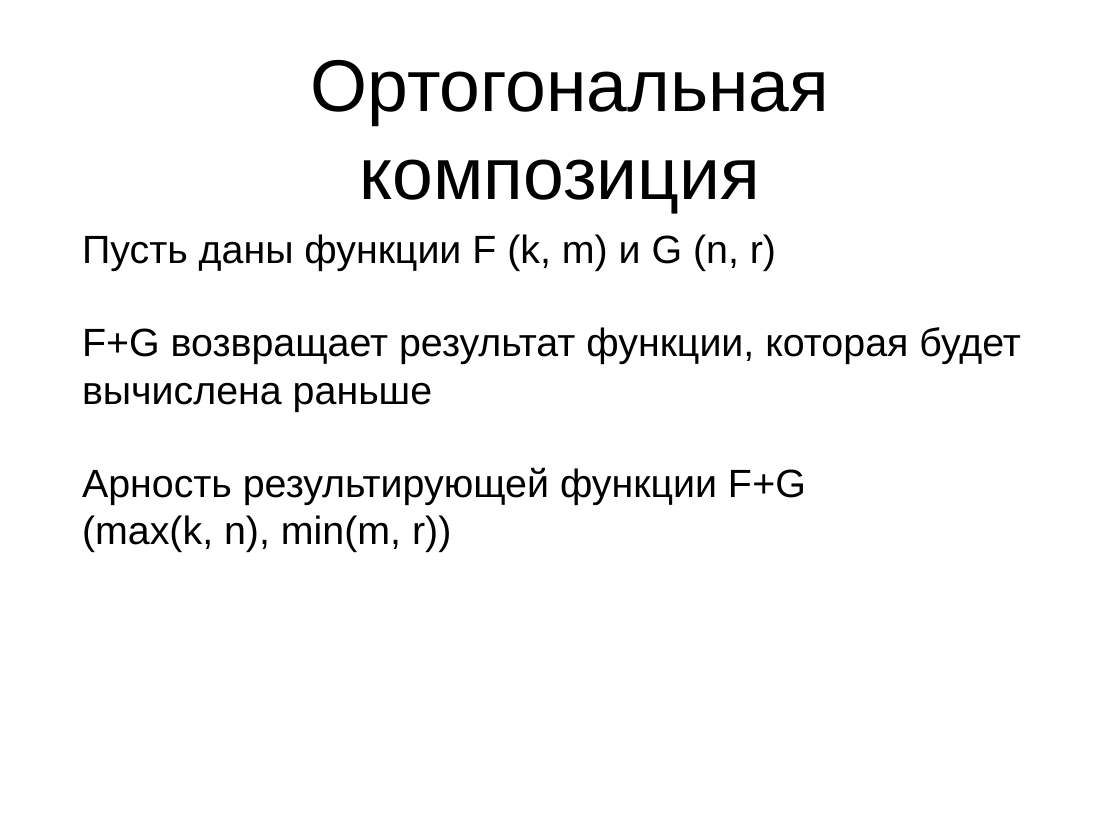
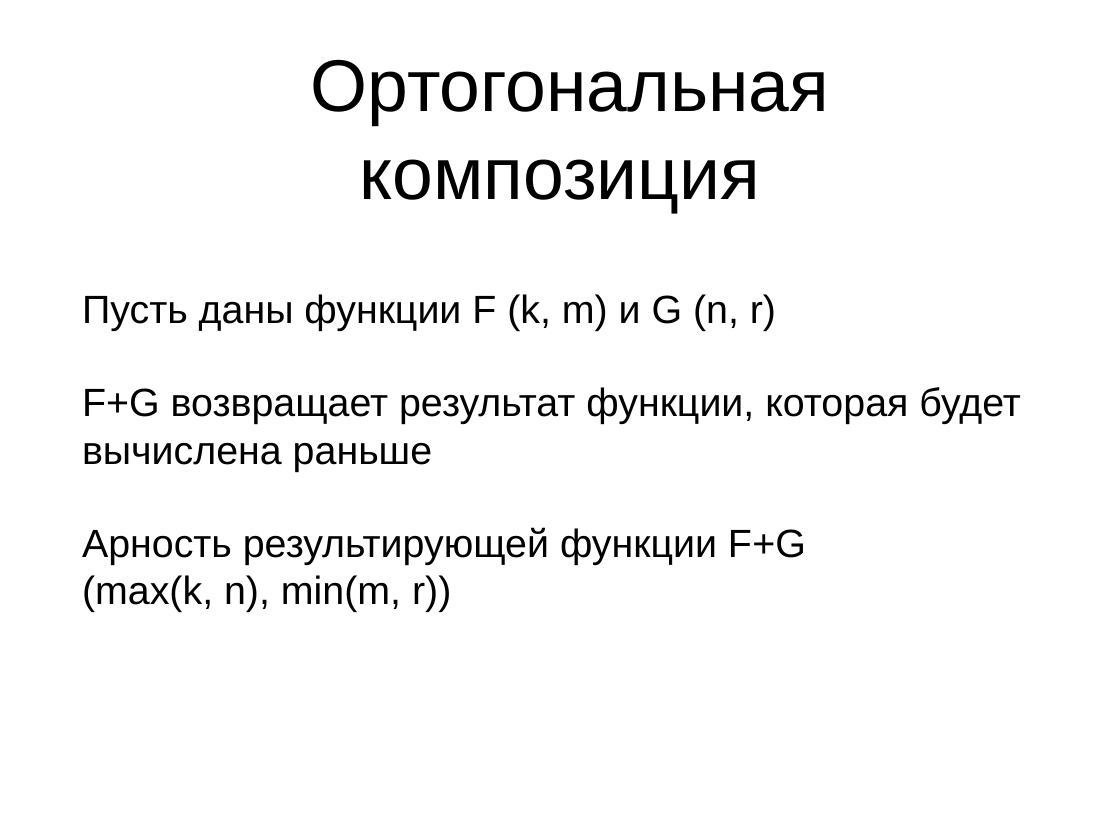
Before and after one commit to Zumisha/Parallel-Programming, a slide deck: slide 11 of Документация/fptl.ppt. Drawn at 1120x840 pixels with LibreOffice and Linux fonts; fonts in the diff are those of the drawing. Boxes give left, top, right and bottom in pixels: in the first picture for what was removed or moved away, otherwise in the second. Text is boxed around its words. In the diff, an @@ line names an element or a change of style, - is before the commit and + after.

```diff
--- a/Документация/fptl.ppt
+++ b/Документация/fptl.ppt
@@ text "Пусть даны функции F (k, ...": place and size @@
-text "Пусть даны функции F (k, ..." at box(82, 234, 1021, 552)
+text "Пусть даны функции F (k, ..." at box(82, 294, 1021, 612)
```
Also in this commit, not shown: 2 other slides changed, 3 other files.
